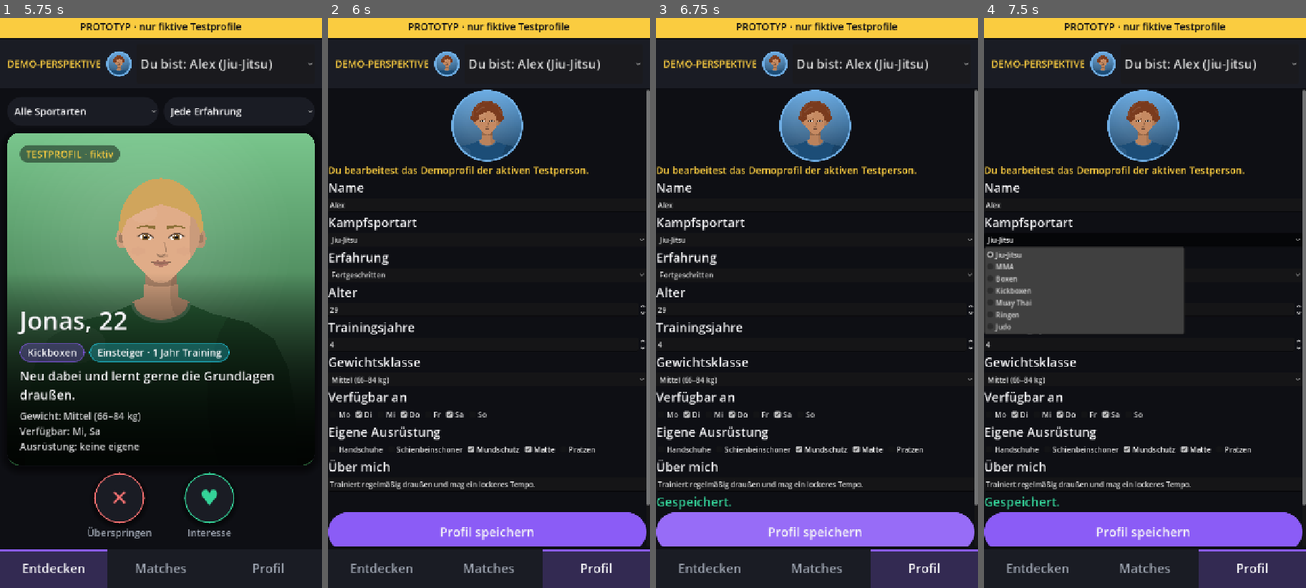
Above: before the commit, frames 1-4 (left to right).
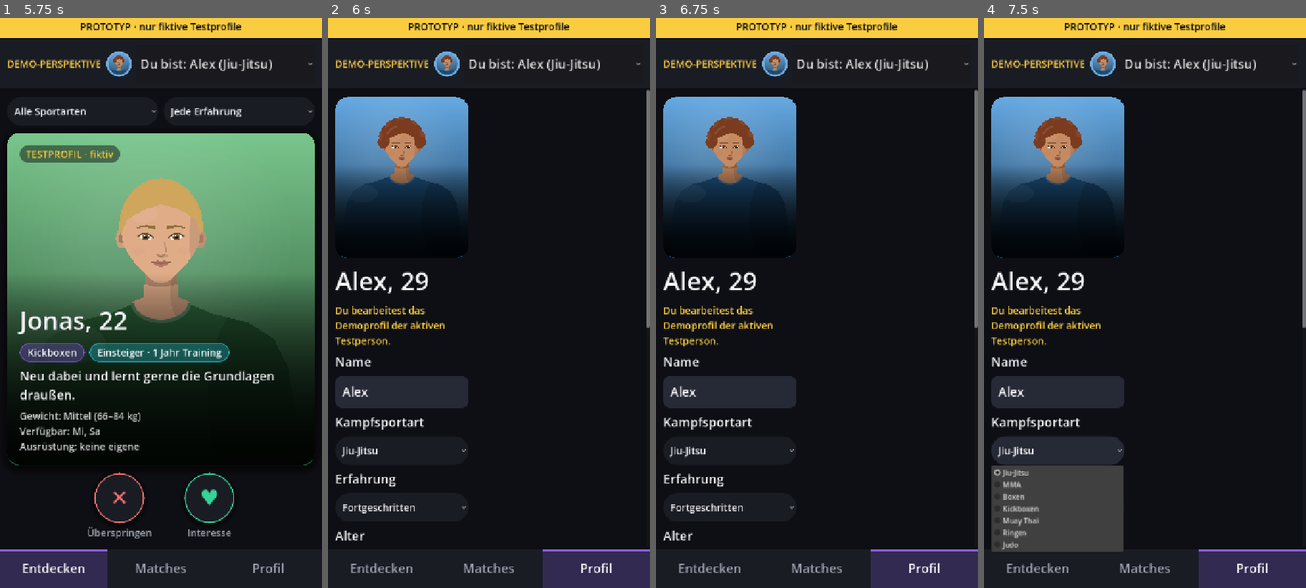
Above: after the commit, the same moments.

Repository: Mayo73/agenthub-backup
Game: Godot game, scene res://scenes/main.tscn
Same seed, same stepped clock (60 frames per second), same inputs: the game is played once before the commit and once after it.
Inputs (mouse positions are in pixels of both pictures, inside the frame that each line leads up to):
- Up to frame 1 (5.75 s): click "Du bist: Alex (Jiu-Jitsu)" at 0.5 s; click "Alle Sportarten" at 1.25 s; click "Jede Erfahrung" at 2 s; click "✕" at 2.75 s; click "♥" at 3.5 s; click "Matches" at 4.25 s; click "Entdecken" at 5 s
- Up to frame 2 (6 s): click "Profil" at 5.75 s
- Up to frame 3 (6.75 s): click (813, 531) at 6.5 s, where only the run before the commit has a clickable "Profil speichern"
- Up to frame 4 (7.5 s): click "Jiu-Jitsu" at 7.25 s

Frame 1 is identical in both runs. In frame 2, 23% of the frame differs, in the area x 0-100%, y 12-93%; in frame 3, 23%; in frame 4, 35%, in the area x 0-100%, y 12-94%.

Commit message:
T-0471: Profil-Bildschirm mit großem Porträt
Erstellt vom lokalen Agent (Modell qwen3.5:35b-a3b, Versuch 3 von 5).

Diff:
--- a/scripts/profile_screen.gd
+++ b/scripts/profile_screen.gd
@@ -7,6 +7,7 @@
 
 var state: AppState
 var avatar: AvatarView
+var name_label: Label
 var demo_hint: Label
 var name_edit: LineEdit
 var art_picker: OptionButton
@@ -31,41 +32,58 @@
 	scroll.set_anchors_preset(Control.PRESET_FULL_RECT)
 	add_child(scroll)
 
-	# VBoxContainer mit SIZE_EXPAND_FILL in der Breite
+	# MarginContainer mit GAP-Rand auf allen Seiten, vbox als Kind
+	var margin := MarginContainer.new()
+	margin.add_theme_constant_override("margin_left", UiStyle.GAP)
+	margin.add_theme_constant_override("margin_top", UiStyle.GAP)
+	margin.add_theme_constant_override("margin_right", UiStyle.GAP)
+	margin.add_theme_constant_override("margin_bottom", UiStyle.GAP)
+	scroll.add_child(margin)
+
+	# VBoxContainer mit SIZE_EXPAND_FILL in der Breite und separation 12
 	var vbox := VBoxContainer.new()
+	vbox.add_theme_constant_override("separation", 12)
 	vbox.size_flags_horizontal = Control.SIZE_EXPAND_FILL
-	scroll.add_child(vbox)
-
-	# AvatarView (Durchmesser 160, SIZE_SHRINK_CENTER)
+	margin.add_child(vbox)
+
+	# AvatarView (großes Porträt, set_fill, shade, 360 Höhe)
 	avatar = AvatarView.new()
-	avatar.diameter = 160.0
-	avatar.custom_minimum_size = Vector2(160, 160)
-	avatar.size_flags_horizontal = Control.SIZE_SHRINK_CENTER
+	avatar.set_fill(true)
+	avatar.shade = true
+	avatar.custom_minimum_size = Vector2(0, 360)
+	avatar.size_flags_horizontal = Control.SIZE_EXPAND_FILL
 	vbox.add_child(avatar)
+
+	# Name-Label mit großer Schrift (zeigt nach Füllen: Name, Alter)
+	name_label = UiStyle.overlay_label("", UiStyle.SIZE_HERO)
+	vbox.add_child(name_label)
 
 	# Demo-Hinweis (Text, UiStyle.SIZE_SMALL, Farbe UiStyle.DEMO)
 	demo_hint = UiStyle.label("Du bearbeitest das Demoprofil der aktiven Testperson.", UiStyle.SIZE_SMALL, UiStyle.DEMO)
 	vbox.add_child(demo_hint)
 
-	# Name-Label und Eingabe
+	# Name-Label und Eingabe (mit style_input)
 	vbox.add_child(UiStyle.label("Name"))
 	name_edit = LineEdit.new()
 	name_edit.max_length = ProfileForm.NAME_MAX
 	name_edit.size_flags_horizontal = Control.SIZE_EXPAND_FILL
+	UiStyle.style_input(name_edit)
 	vbox.add_child(name_edit)
 
-	# Kampfsportart-Label und Picker
+	# Kampfsportart-Label und Picker (mit style_option)
 	vbox.add_child(UiStyle.label("Kampfsportart"))
 	art_picker = OptionButton.new()
 	for art in DemoData.ARTS:
 		art_picker.add_item(art)
+	UiStyle.style_option(art_picker)
 	vbox.add_child(art_picker)
 
-	# Erfahrung-Label und Picker
+	# Erfahrung-Label und Picker (mit style_option)
 	vbox.add_child(UiStyle.label("Erfahrung"))
 	level_picker = OptionButton.new()
 	for level in SparProfile.LEVELS:
 		level_picker.add_item(level)
+	UiStyle.style_option(level_picker)
 	vbox.add_child(level_picker)
 
 	# Alter-Label und SpinBox
@@ -84,12 +102,13 @@
 	years_spin.size_flags_horizontal = Control.SIZE_EXPAND_FILL
 	vbox.add_child(years_spin)
 
-	# Gewichtsklasse-Label und Picker
+	# Gewichtsklasse-Label und Picker (mit style_option)
 	vbox.add_child(UiStyle.label("Gewichtsklasse"))
 	weight_picker = OptionButton.new()
 	weight_picker.add_item("keine Angabe")
 	for clazz in SparProfile.WEIGHT_CLASSES:
 		weight_picker.add_item(clazz)
+	UiStyle.style_option(weight_picker)
 	vbox.add_child(weight_picker)
 
 	# Verfügbar an-Label und CheckBoxes für Tage
@@ -116,11 +135,12 @@
 		equip_flow.add_child(cb)
 	vbox.add_child(equip_flow)
 
-	# Über-mich-Label und Eingabe
+	# Über-mich-Label und Eingabe (mit style_input)
 	vbox.add_child(UiStyle.label("Über mich"))
 	bio_edit = LineEdit.new()
 	bio_edit.max_length = ProfileForm.BIO_MAX
 	bio_edit.size_flags_horizontal = Control.SIZE_EXPAND_FILL
+	UiStyle.style_input(bio_edit)
 	vbox.add_child(bio_edit)
 
 	# Error-Label (Farbe UiStyle.PASS, zunächst leer)
@@ -186,6 +206,7 @@
 			equipment_boxes[name].button_pressed = p.equipment.has(name)
 	bio_edit.text = p.bio
 	avatar.set_profile(p)
+	name_label.text = "%s, %d" % [p.name, p.age]
 	error_label.text = ""
 
 
@@ -224,5 +245,6 @@
 	error_label.text = "Gespeichert."
 	error_label.add_theme_color_override("font_color", UiStyle.LIKE)
 	avatar.set_profile(state.active())
+	name_label.text = "%s, %d" % [p.name, p.age]
 	changed.emit()
 	return true
--- /dev/null
+++ b/solo_test.gd
@@ -0,0 +1 @@
+class_name EmptyClass extends RefCounted
--- a/tests/test_profile_screen.gd
+++ b/tests/test_profile_screen.gd
@@ -122,3 +122,15 @@
 	check(new_screen.day_boxes["Fr"].button_pressed == true, "Tag 'Fr' ist bei p02 angehakt")
 
 	new_screen.free()
+
+
+func test_grosses_portraet() -> void:
+	# Avatar soll großes Porträt sein: shade=true, custom_minimum_size.y=360
+	check(screen.avatar.shade == true, "avatar.shade ist wahr")
+	check_eq(screen.avatar.custom_minimum_size.y, 360, "avatar.custom_minimum_size.y ist 360")
+
+
+func test_name_gross() -> void:
+	# name_label soll nach dem Aufbau den Text "<Name>, <Alter>" von p01 zeigen
+	var profile := state.profile("p01")
+	check(screen.name_label.text == "%s, %d" % [profile.name, profile.age], "name_label zeigt '<name>, <age>' von p01")
Not shown, added: solo_test.gd.uid
Not shown, added: check_godot.ps1
Not shown, added: rm_solo.bat
Not shown, added: rmsolo.cmd
Not shown, added: run.ps1
Not shown, added: run.sh
Not shown, added: run_local_tests.bat
Not shown, added: run_tests.ps1
Not shown, added: solo_test.bat
Not shown, added: test_run.bat
Not shown, added: test_run2.ps1
